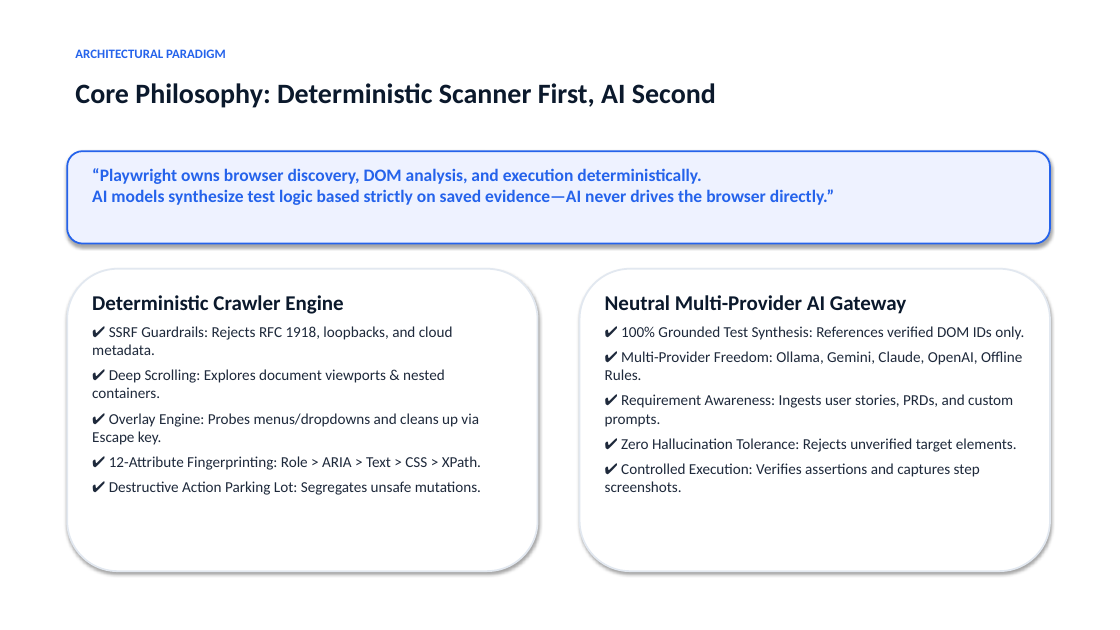
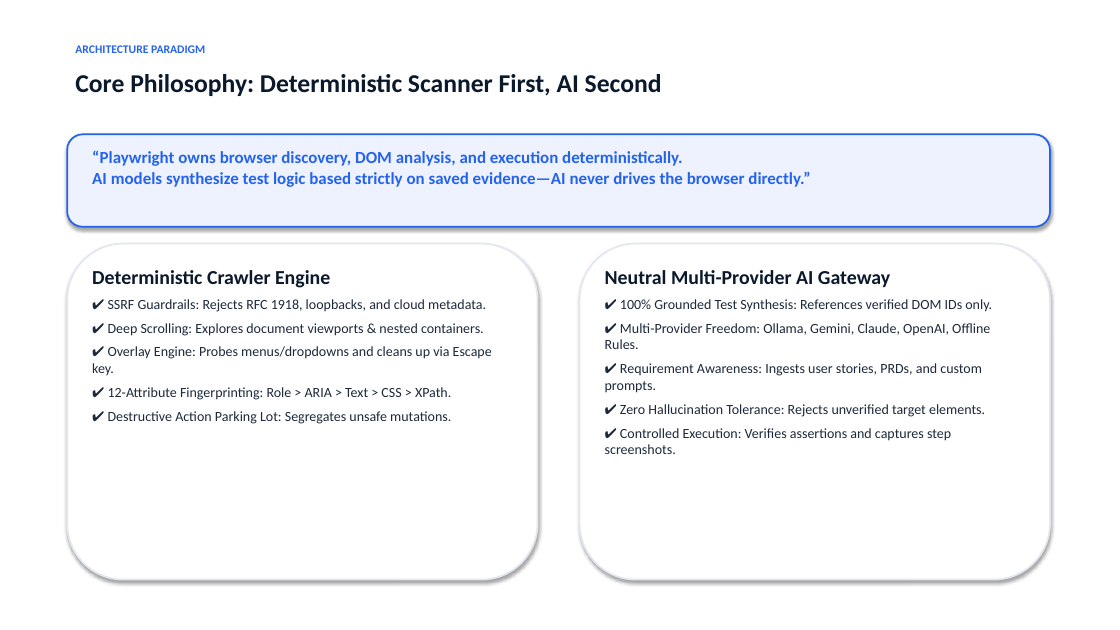
Before and after one commit to vinayasuresh/PiOne-Test-Automation, a slide deck: slide 3 of presentation/pione_testmate_presentation.pptx. Drawn at 1120x630 pixels with LibreOffice and Linux fonts; fonts in the diff are those of the drawing. Boxes give left, top, right and bottom in pixels: in the first picture for what was removed or moved away, otherwise in the second. Text is boxed around its words. In the diff, an @@ line names an element or a change of style, - is before the commit and + after.

Commit message:
feat(presentation): generate executive pitch deck and interactive presentation with embedded product screenshots

```diff
--- a/presentation/pione_testmate_presentation.pptx
+++ b/presentation/pione_testmate_presentation.pptx
@@ text at box(75, 45, 205, 53): text changed; size 11 to 10 pt @@
-ARCHITECTURAL PARADIGM
+ARCHITECTURE PARADIGM
@@ text "Core Philosophy: Deterministic Scanner First, ...": place and size @@
-text "Core Philosophy: Deterministic Scanner First, ..." at box(75, 83, 716, 108)
+text "Core Philosophy: Deterministic Scanner First, ..." at box(75, 74, 662, 96)
@@ text "Core Philosophy: Deterministic Scanner First, ..." at box(75, 74, 662, 96): size 24 to 22 pt @@
@@ rounded rectangle: place and size @@
-rounded rectangle at box(67, 151, 1050, 244)
+rounded rectangle at box(67, 134, 1050, 227)
@@ text "“Playwright owns browser discovery, DOM ...": place and size @@
-text "“Playwright owns browser discovery, DOM ..." at box(92, 168, 834, 205)
+text "“Playwright owns browser discovery, DOM ..." at box(92, 150, 810, 187)
@@ text "“Playwright owns browser discovery, DOM ..." at box(92, 150, 810, 187): size 15 to 14.5 pt @@
@@ rounded rectangle: place and size @@
-rounded rectangle at box(67, 269, 538, 571)
+rounded rectangle at box(67, 244, 538, 580)
@@ text "Deterministic Crawler Engine": place and size @@
-text "Deterministic Crawler Engine" at box(92, 295, 481, 495)
+text "Deterministic Crawler Engine" at box(92, 270, 492, 424)
@@ text "Deterministic Crawler Engine" at box(92, 270, 492, 424): size 18 to 17 pt in "Deterministic Crawler Engine"; size 13 to 12 pt @@
@@ rounded rectangle: place and size @@
-rounded rectangle at box(580, 269, 1050, 571)
+rounded rectangle at box(580, 244, 1050, 580)
@@ text "Neutral Multi-Provider AI Gateway": place and size @@
-text "Neutral Multi-Provider AI Gateway" at box(605, 295, 1024, 492)
+text "Neutral Multi-Provider AI Gateway" at box(605, 270, 992, 454)
@@ text "Neutral Multi-Provider AI Gateway" at box(605, 270, 992, 454): size 18 to 17 pt in "Neutral Multi-Provider AI Gateway"; size 13 to 12 pt @@
```
Also in this commit, not shown: 9 other slides changed, 5 slides added, 2 slides removed, 18 other files.
